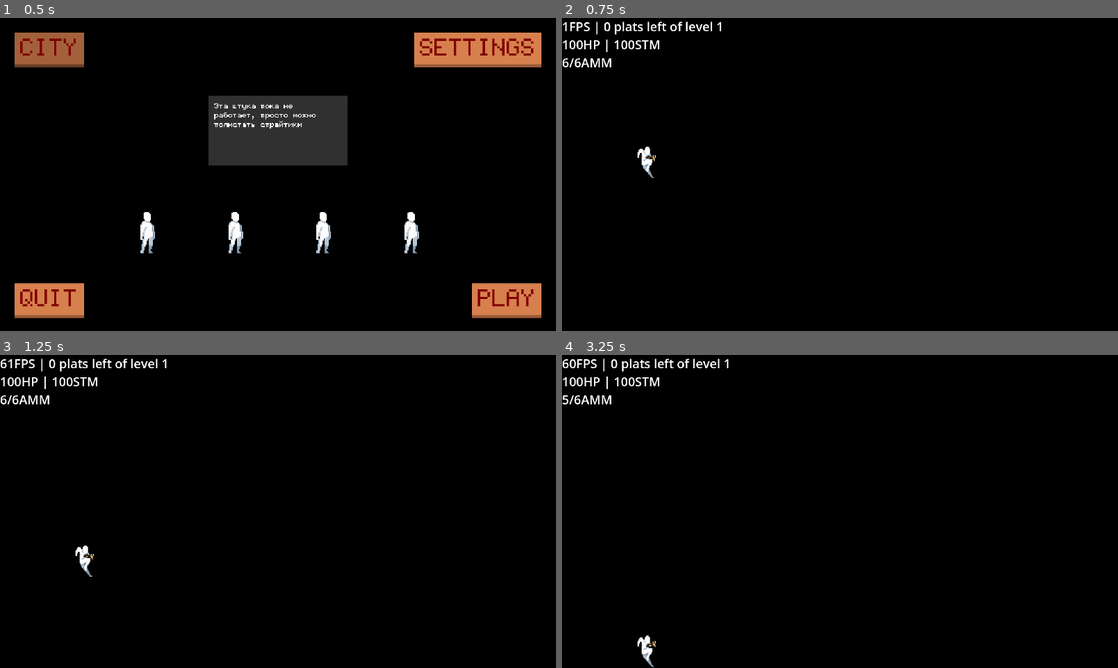
Above: before the commit, frames 1-4 (two rows, left to right).
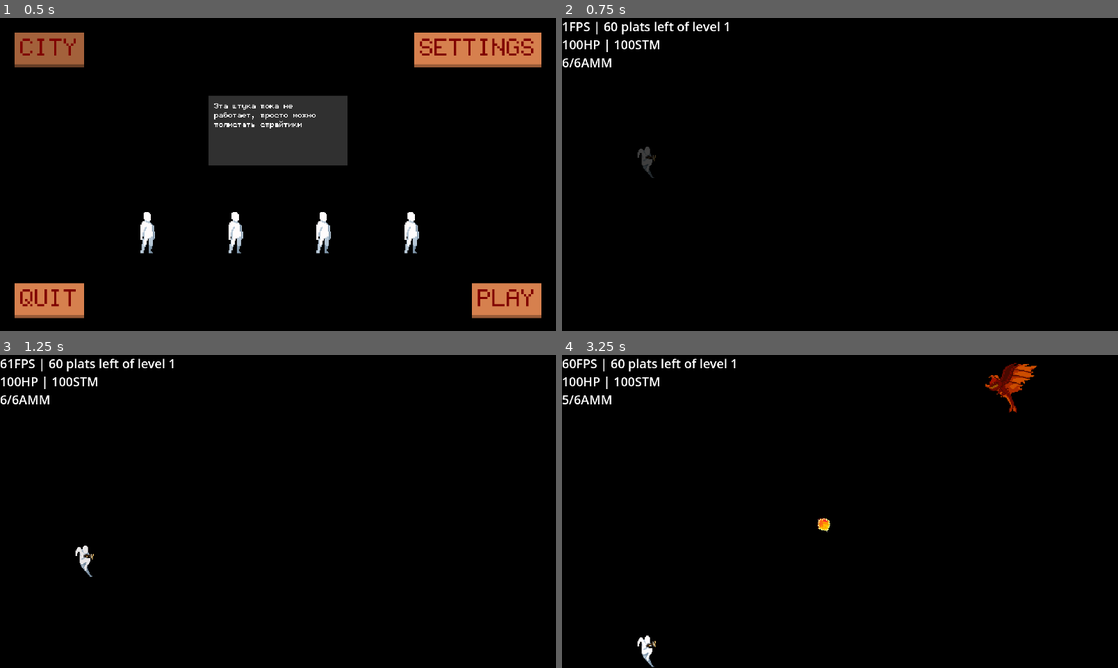
Above: after the commit, the same moments.

Repository: 0-Vanes-0/runner
Game: Godot game, scene res://src/scenes/scene_handler.tscn
Same seed, same stepped clock (60 frames per second), same inputs: the game is played once before the commit and once after it.
Inputs (mouse positions are in pixels of both pictures, inside the frame that each line leads up to):
- Up to frame 1 (0.5 s): no input
- Up to frame 2 (0.75 s): click "PLAY" at 0.5 s
- Up to frame 3 (1.25 s): no input
- Up to frame 4 (3.25 s): tap Enter at 1.25 s; move the mouse to (962, 495) at 1.27 s; hold W (jump_up) 1.28-2 s; tap Q (activity) at 1.35 s; click (962, 495) at 1.42 s; tap D (dodge) at 1.55 s; drag from (728, 527) to (645, 649) at 2.02 s; move the mouse to (895, 442) at 2.77 s; hold S (jump_down) from 2.78 s (still down); tap E (switch_weapon) at 2.85 s; tap W (jump_up) at 3.05 s

Frame 1 is identical in both runs. In frame 2, 0.6% of the frame differs, in the area x 1-30%, y 1-52%; in frame 3, 0.5%; in frame 4, 1.2%, in the area x 1-86%, y 1-57%.
Error before the commit: Assertion failed. (res://src/scenes/menus/settings_menu.gd:12)
Error after the commit: Assertion failed. (res://src/gameplay/health_component.gd:13)

Commit message:
More doccing
• Fixed ProjectileRico
• Docs: HealthComponent, Player

Diff:
--- a/src/gameplay/gunplay/shoot_entities/projectile_rico.gd
+++ b/src/gameplay/gunplay/shoot_entities/projectile_rico.gd
@@ -17,6 +17,10 @@
 	self.speed = resource.get_speed()
 
 	body = create_collision_object(CharacterBody2D.new(), entity_owner)
+	body.set_collision_mask_value(Global.Layers.BOUNDS, true)
+	var coll_shape := CollisionShape2D.new()
+	coll_shape.shape = resource.get_shape()
+	body.add_child(coll_shape)
 	body.add_child( create_animated_sprite(resource) )
 	self.add_child(body)
 
--- a/src/gameplay/health_component.gd
+++ b/src/gameplay/health_component.gd
@@ -1,18 +1,16 @@
+## This is health. Can be attached to any object. Made for [Player] and [Enemy].
 class_name HealthComponent
 extends Area2D
 
-signal out_of_health
-signal switched_collision
+signal out_of_health ## Called when health is 0.
+signal switched_collision ## Called when stopped shape's disabling.
 
 @export_range(1, 9999) var health: int = 100
-var shape: CollisionShape2D
+@export var _shape: CollisionShape2D
 
 
 func _ready() -> void:
-	var child := self.get_child(0)
-	if child != null and child is CollisionShape2D:
-		shape = child
-	assert(shape != null)
+	assert(_shape)
 
 	Global.clean_layers(self)
 	var parent = get_parent()
@@ -24,30 +22,30 @@
 		self.set_collision_layer_value(Global.Layers.ENEMY, true)
 		self.set_collision_mask_value(Global.Layers.SHOOT_ENTITY_PLAYER, true)
 
-
+## Substracts [member health] by [param damage] and animates sprite of parent, if exists.
 func take_damage(damage: int) -> void:
-	assert(get_parent().sprite != null)
-	var orig_modulate: Color = get_parent().sprite.modulate
-	var tween := create_tween()
-	tween.tween_property(
-			get_parent().sprite,
-			"modulate",
-			orig_modulate.inverted(), # todo: make better here
-			0.0
-	)
-	tween.tween_interval(0.2)
-	tween.tween_property(
-			get_parent().sprite,
-			"modulate",
-			orig_modulate,
-			0.0
-	)
 	health = maxi(health - damage, 0)
 	if health == 0:
 		out_of_health.emit()
 
+	if get_parent().sprite != null:
+		var orig_modulate: Color = get_parent().sprite.modulate
+		var tween := create_tween()
+		tween.tween_property(
+				get_parent().sprite,
+				"modulate",
+				orig_modulate.inverted(), # todo: make better here
+				0.0
+		)
+		tween.tween_interval(0.2)
+		tween.tween_property(
+				get_parent().sprite,
+				"modulate",
+				orig_modulate,
+				0.0
+		)
 
-
+## Turns off collision for [param time].
 func switch_collision(time: float):
 	turn_off_collision()
 	await get_tree().create_timer(time).timeout
@@ -56,8 +54,8 @@
 
 
 func turn_off_collision():
-	shape.disabled = true
+	_shape.disabled = true
 
 
 func turn_on_collision():
-	shape.disabled = false
+	_shape.disabled = false
--- a/src/gameplay/player.gd
+++ b/src/gameplay/player.gd
@@ -1,38 +1,39 @@
+## Player object, controled by device and interacting with game.
 class_name Player
 extends CharacterBody2D
 
-signal call_level_end_objects
-signal go_to_portal(portal_position: Vector2)
-signal in_portal
+signal call_level_end_objects ## Called when finishing level.
+signal go_to_portal(portal_position: Vector2) ## Called when a portal is chosen. (WIP: Portal class as argument)
+signal in_portal ## Called when player is inside portal.
 
-# Input objects
-var player_sensor: PlayerSensor
-var shoot_sensor: ShootSensor
-# Children Nodes
+var player_sensor: PlayerSensor ## Input object for actions with player object.
+var shoot_sensor: ShootSensor ## Input object for shooting.
+
 @export_group("Children")
-@export var sprite: AnimatedSprite2D
-@export var body_shape: CollisionShape2D
-@export var health_comp: HealthComponent
-@export var state_machine: StateMachine
-# References to states from StateMachine
+@export var sprite: AnimatedSprite2D ## Sprite of current demon. (WIP: DemonSkin class)
+@export var body_shape: CollisionShape2D ## Body of player, interacting with [Platform].
+@export var health_comp: HealthComponent ## Health of player object. When [member HealthComponent.health] reaches 0, player dies.
+@export var state_machine: StateMachine ## State machine stores behaviour logic of player object.
+
 @export_group("States", "state_")
-@export var state_run: RunPlayerState
-@export var state_jump_up: JumpUpPlayerState
-@export var state_jump_down: JumpDownPlayerState
-@export var state_dodge: DodgePlayerState
-@export var state_dead: DeadPlayerState
-@export var state_level_end: LevelEndPlayerState
+@export var state_run: RunPlayerState ## State when player runs.
+@export var state_jump_up: JumpUpPlayerState ## State when player jumps up.
+@export var state_jump_down: JumpDownPlayerState ## State when player falls or jumps down from platform.
+@export var state_dodge: DodgePlayerState ## State when dodge is active.
+@export var state_dead: DeadPlayerState ## State when [member HealthComponent.health] is 0.
+@export var state_level_end: LevelEndPlayerState ## State when level is finished.
 
-var jump_speed: float
-var run_speed: float
-var dodge_time: float
-var stamina: float
-var stamina_max: float
+var jump_speed: float ## Describes how fast player jumps in pixels. Depends on [member gravity], do not change this value outside [method prepare_to_run]!
+var run_speed: float ## Describes how fast [Segment]s are moving in pixels (player doesn't move horizontally actually :P ).
+var dodge_time: float ## Describes how long is [DodgePlayerState].
+var stamina: float ## This value is spent on jumps and dodges. Restores during [RunPlayerState].
+var stamina_max: float ## Maximum value of [member stamina].
 
-var platforms_left: int
-var weapon: Weapon
+var platforms_left: int ## Simple counter of platforms left to finish a level.
+var weapon: Weapon ## Equipped [Weapon].
 
-@onready var gravity: float = 1000 # ProjectSettings.get_setting("physics/2d/default_gravity")
+## The more it is, the faster player moves vertically. Default value is here: [code]ProjectSettings.get_setting("physics/2d/default_gravity")[/code]
+@onready var gravity: float = 1000
 
 
 func _ready() -> void:
@@ -76,7 +77,7 @@
 
 	self.scale = get_game_size() / (sprite.sprite_frames.get_frame_texture("default", 0).get_size() * sprite.scale)
 
-
+## Inits player without recreating new instance.
 func prepare_to_run():
 	self.position = Vector2(Global.SCREEN_WIDTH * 0.15, Global.SCREEN_HEIGHT / 2)
 	var jump_height: float = (Global.SCREEN_HEIGHT - Platform.SIZE.y) / Global.MAX_FLOORS + Platform.SIZE.y
--- a/src/gameplay/player.tscn
+++ b/src/gameplay/player.tscn
@@ -209,9 +209,10 @@
 position = Vector2(-10, -5)
 shape = SubResource("RectangleShape2D_ogtel")
 
-[node name="HealthComponent" type="Area2D" parent="."]
+[node name="HealthComponent" type="Area2D" parent="." node_paths=PackedStringArray("_shape")]
 position = Vector2(0, -80)
 script = ExtResource("35_o3t41")
+_shape = NodePath("CollisionShape2D")
 
 [node name="CollisionShape2D" type="CollisionShape2D" parent="HealthComponent"]
 position = Vector2(0, 20)
--- a/src/scenes/game.gd
+++ b/src/scenes/game.gd
@@ -98,6 +98,10 @@
 func setup_level():
 	for child in (segments.get_children() as Array[Segment]):
 		child.queue_free()
+	for child in (enemies.get_children() as Array[Enemy]):
+		child.queue_free()
+	for child in (shoot_field.get_children() as Array[ShootEntity]):
+		child.queue_free()
 
 	var biome_segments: Array[Segment] = Preloader.get_segments_by_biome(GameInfo.biome_number)
 	var LEVEL_LENGTH: int = GameInfo.get_level_length(GameInfo.level_number)
--- a/src/scenes/main_menu.tscn
+++ b/src/scenes/main_menu.tscn
@@ -10,7 +10,7 @@
 RichTextLabel/font_sizes/normal_font_size = 32
 RichTextLabel/fonts/normal_font = ExtResource("3_ebaty")
 
-[node name="MainMenu" type="Control" node_paths=PackedStringArray("play_button", "settings_menu")]
+[node name="MainMenu" type="Control" node_paths=PackedStringArray("_play_button", "_settings_menu")]
 layout_mode = 3
 anchors_preset = 15
 anchor_right = 1.0
@@ -19,8 +19,8 @@
 grow_vertical = 2
 theme = ExtResource("1_tny1b")
 script = ExtResource("1_noaao")
-play_button = NodePath("MarginContainer/VBoxContainer/QuitPlayHBoxContainer/PlayButton")
-settings_menu = NodePath("SettingsMenu")
+_play_button = NodePath("MarginContainer/VBoxContainer/QuitPlayHBoxContainer/PlayButton")
+_settings_menu = NodePath("SettingsMenu")
 
 [node name="MarginContainer" type="MarginContainer" parent="."]
 layout_mode = 1
--- a/src/scenes/menus/pause_menu.tscn
+++ b/src/scenes/menus/pause_menu.tscn
@@ -4,7 +4,7 @@
 [ext_resource type="Script" path="res://src/scenes/menus/pause_menu.gd" id="2_unpyo"]
 [ext_resource type="PackedScene" uid="uid://c4vx8yyktgv1x" path="res://src/scenes/menus/settings_menu.tscn" id="3_rbksi"]
 
-[node name="PauseMenu" type="Control"]
+[node name="PauseMenu" type="Control" node_paths=PackedStringArray("_settings_menu")]
 process_mode = 2
 layout_mode = 3
 anchors_preset = 15
@@ -14,6 +14,7 @@
 grow_vertical = 2
 theme = ExtResource("1_tqsak")
 script = ExtResource("2_unpyo")
+_settings_menu = NodePath("SettingsMenu")
 
 [node name="MarginContainer" type="MarginContainer" parent="."]
 layout_mode = 1
--- a/src/scenes/menus/settings_menu.tscn
+++ b/src/scenes/menus/settings_menu.tscn
@@ -3,7 +3,7 @@
 [ext_resource type="Theme" uid="uid://cua1s23yijxy2" path="res://assets/themes_styles/default_theme.tres" id="1_d3ab8"]
 [ext_resource type="Script" path="res://src/scenes/menus/settings_menu.gd" id="2_1b7x5"]
 
-[node name="SettingsMenu" type="ColorRect" node_paths=PackedStringArray("dodge_swipe_button", "reload_swipe_button", "switch_weapon_swipe_button", "activity_swipe_button")]
+[node name="SettingsMenu" type="ColorRect" node_paths=PackedStringArray("_dodge_swipe_button", "_reload_swipe_button", "_switch_weapon_swipe_button", "_activity_swipe_button")]
 anchors_preset = 15
 anchor_right = 1.0
 anchor_bottom = 1.0
@@ -12,10 +12,10 @@
 theme = ExtResource("1_d3ab8")
 color = Color(0, 0, 0, 0.501961)
 script = ExtResource("2_1b7x5")
-dodge_swipe_button = NodePath("MarginContainer/PanelContainer/MarginContainer/VBoxContainer/SectionsVBoxContainer/SettingsVBoxContainer/DodgeSwipeCheckButton")
-reload_swipe_button = NodePath("MarginContainer/PanelContainer/MarginContainer/VBoxContainer/SectionsVBoxContainer/SettingsVBoxContainer/ReloadSwipeCheckButton")
-switch_weapon_swipe_button = NodePath("MarginContainer/PanelContainer/MarginContainer/VBoxContainer/SectionsVBoxContainer/SettingsVBoxContainer/SwitchSwipeCheckButton")
-activity_swipe_button = NodePath("MarginContainer/PanelContainer/MarginContainer/VBoxContainer/SectionsVBoxContainer/SettingsVBoxContainer/CheckButton3")
+_dodge_swipe_button = NodePath("MarginContainer/PanelContainer/MarginContainer/VBoxContainer/SectionsVBoxContainer/SettingsVBoxContainer/DodgeSwipeCheckButton")
+_reload_swipe_button = NodePath("MarginContainer/PanelContainer/MarginContainer/VBoxContainer/SectionsVBoxContainer/SettingsVBoxContainer/ReloadSwipeCheckButton")
+_switch_weapon_swipe_button = NodePath("MarginContainer/PanelContainer/MarginContainer/VBoxContainer/SectionsVBoxContainer/SettingsVBoxContainer/SwitchSwipeCheckButton")
+_activity_swipe_button = NodePath("MarginContainer/PanelContainer/MarginContainer/VBoxContainer/SectionsVBoxContainer/SettingsVBoxContainer/ActivitySwipeCheckButton")
 
 [node name="MarginContainer" type="MarginContainer" parent="."]
 layout_mode = 1
@@ -78,7 +78,7 @@
 theme_override_font_sizes/font_size = 42
 text = "Swipe left to switch weapon"
 
-[node name="CheckButton3" type="CheckButton" parent="MarginContainer/PanelContainer/MarginContainer/VBoxContainer/SectionsVBoxContainer/SettingsVBoxContainer"]
+[node name="ActivitySwipeCheckButton" type="CheckButton" parent="MarginContainer/PanelContainer/MarginContainer/VBoxContainer/SectionsVBoxContainer/SettingsVBoxContainer"]
 layout_mode = 2
 theme_override_font_sizes/font_size = 42
 text = "Swipe up to use activity"
@@ -87,4 +87,4 @@
 [connection signal="toggled" from="MarginContainer/PanelContainer/MarginContainer/VBoxContainer/SectionsVBoxContainer/SettingsVBoxContainer/DodgeSwipeCheckButton" to="." method="_on_dodge_swipe_toggled"]
 [connection signal="toggled" from="MarginContainer/PanelContainer/MarginContainer/VBoxContainer/SectionsVBoxContainer/SettingsVBoxContainer/ReloadSwipeCheckButton" to="." method="_on_reload_swipe_toggled"]
 [connection signal="toggled" from="MarginContainer/PanelContainer/MarginContainer/VBoxContainer/SectionsVBoxContainer/SettingsVBoxContainer/SwitchSwipeCheckButton" to="." method="_on_switch_swipe_toggled"]
-[connection signal="toggled" from="MarginContainer/PanelContainer/MarginContainer/VBoxContainer/SectionsVBoxContainer/SettingsVBoxContainer/CheckButton3" to="." method="_on_activity_swipe_toggled"]
+[connection signal="toggled" from="MarginContainer/PanelContainer/MarginContainer/VBoxContainer/SectionsVBoxContainer/SettingsVBoxContainer/ActivitySwipeCheckButton" to="." method="_on_activity_swipe_toggled"]
Not shown: 1 places in src/scenes/game.tscn that only renumber resources
Not shown, changed: todo.txt
